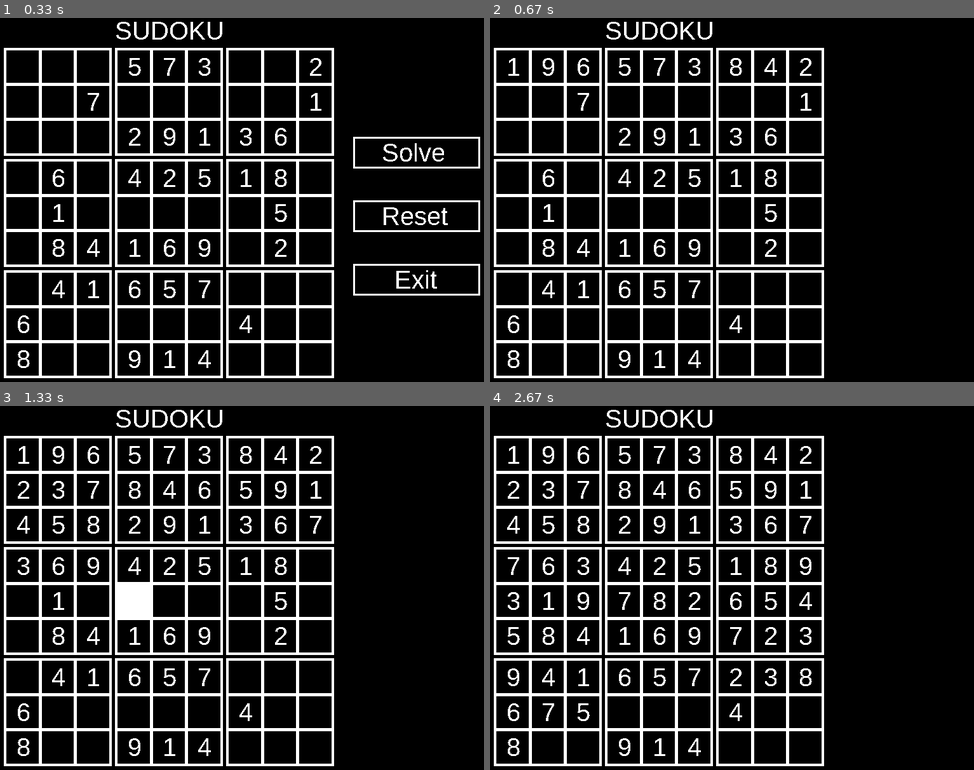
Above: before the commit, frames 1-4 (two rows, left to right).
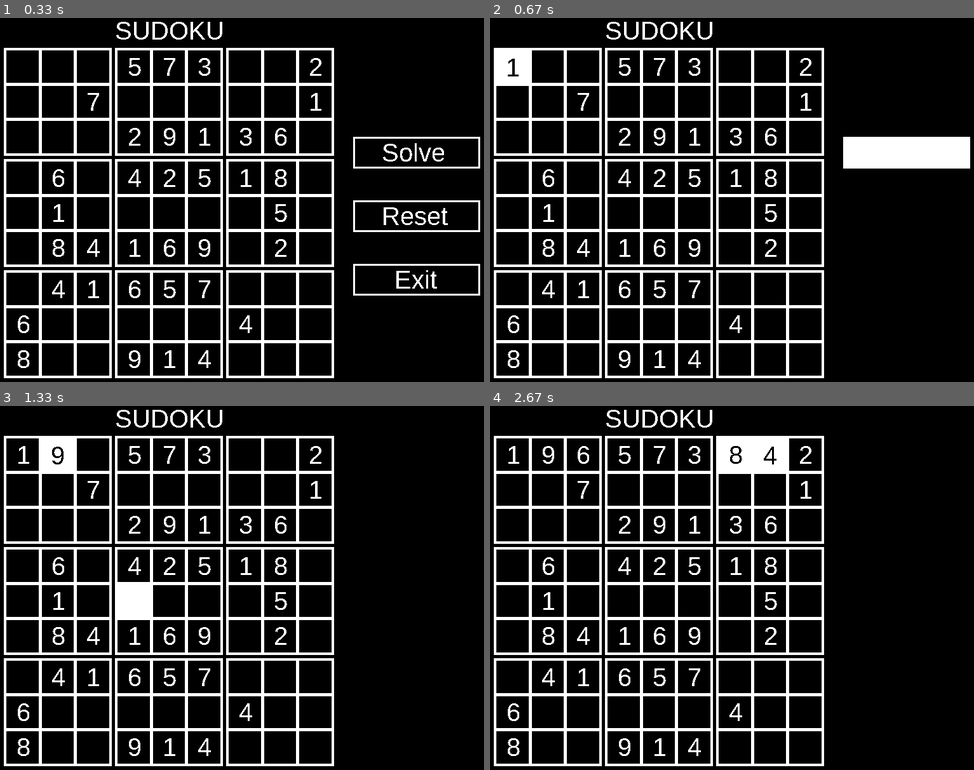
Above: after the commit, the same moments.

Repository: GarnierLenny/Pydoku
Game: pygame game, started from gui.py
Two runs of this game, one before a commit and one after it. Both use one fixed random seed, a clock stepped at 60 frames per second and the inputs below.
Inputs (mouse positions are in pixels of both pictures, inside the frame that each line leads up to):
- Up to frame 1 (0.33 s): no input
- Up to frame 2 (0.67 s): click "Solve" at 0.38 s
- Up to frame 3 (1.33 s): click (121, 591) at 0.72 s
- Up to frame 4 (2.67 s): move the mouse to (746, 460) at 1.5 s; click (746, 460) at 1.78 s; move the mouse to (615, 511) at 2.2 s; click (615, 511) at 2.62 s

Frame 1 is identical in both runs. In frame 2, 3.1% of the frame differs, in the area x 1-100%, y 8-42%; in frame 3, 1.3%; in frame 4, 2.6%.

Commit message:
highlights cell on solve

Diff:
--- a/gui.py
+++ b/gui.py
@@ -92,7 +92,6 @@
 
 def solve():
   reset()
-  # need to get the updated board to display
   recursive_solve(board, 0, 0)
 
 def print_square(board, square_x, square_y, x, y):
@@ -122,6 +121,21 @@
       x += 55 * 3 + 10
     y += 55 * 3 + 10
 
+def get_highlight_position(x, y):
+  y_pos = (y + 1) * 60 - 5 * y
+  y_pos += 10 if y >= 3 else 0
+  y_pos += 10 if y >= 6 else 0
+  x_pos = x * 60 + 20 - (5 * x)
+  x_pos += 10 if x >= 3 else 0
+  x_pos += 10 if x >= 6 else 0
+  return x_pos + 4, y_pos + 4
+
+def highlight_cell(x, y, cell_color, value_color):
+  pos = get_highlight_position(x, y)
+  pygame.draw.rect(screen, cell_color, (pos[0], pos[1], 52, 52))
+  screen.blit(my_font.render(str(board[y][x]), False, value_color), (pos[0] + 15, pos[1] + 4))
+  time.sleep(0.4)
+
 def recursive_solve(board, x, y):
   if x == 9:
     x = 0
@@ -139,14 +153,14 @@
     board[y][x] += 1
     if check_hor(board, x, y) is True and check_ver(board, x, y) is True:
       display_board()
-      time.sleep(0.05)
-      display_game()
+      highlight_cell(x, y, pygame.Color(255, 255, 255), pygame.Color(0, 0, 0))
+      refresh_screen()
       if recursive_solve(board, x + 1, y) is True:
         return True
   board[y][x] = 0
   return False
 
-def display_game():
+def refresh_screen():
   pygame.display.flip()
   screen.fill("black")
   clock.tick(60)
@@ -159,10 +173,9 @@
     for event in pygame.event.get():
         if event.type == pygame.QUIT:
             running = False
-
     display_buttons()
     display_board()
-    display_game()
+    refresh_screen()
 
 def exit_game():
   global running
--- a/sudoku_solver.py
+++ b/sudoku_solver.py
@@ -31,17 +31,12 @@
       y += 1
     if y == 9:
       return True
-  # this section of the code needs to be extracted so that gui can call it every loop, return updated version of the board
   for i in range(9):
     board[y][x] += 1
     if check_hor(board, x, y) is True and check_ver(board, x, y) is True:
-      for line in board:
-        print(line)
-      print()
       if recursive_solve(board, x + 1, y) is True:
         return True
   board[y][x] = 0
-  # to here
   return False
 
 def is_solved(board):
